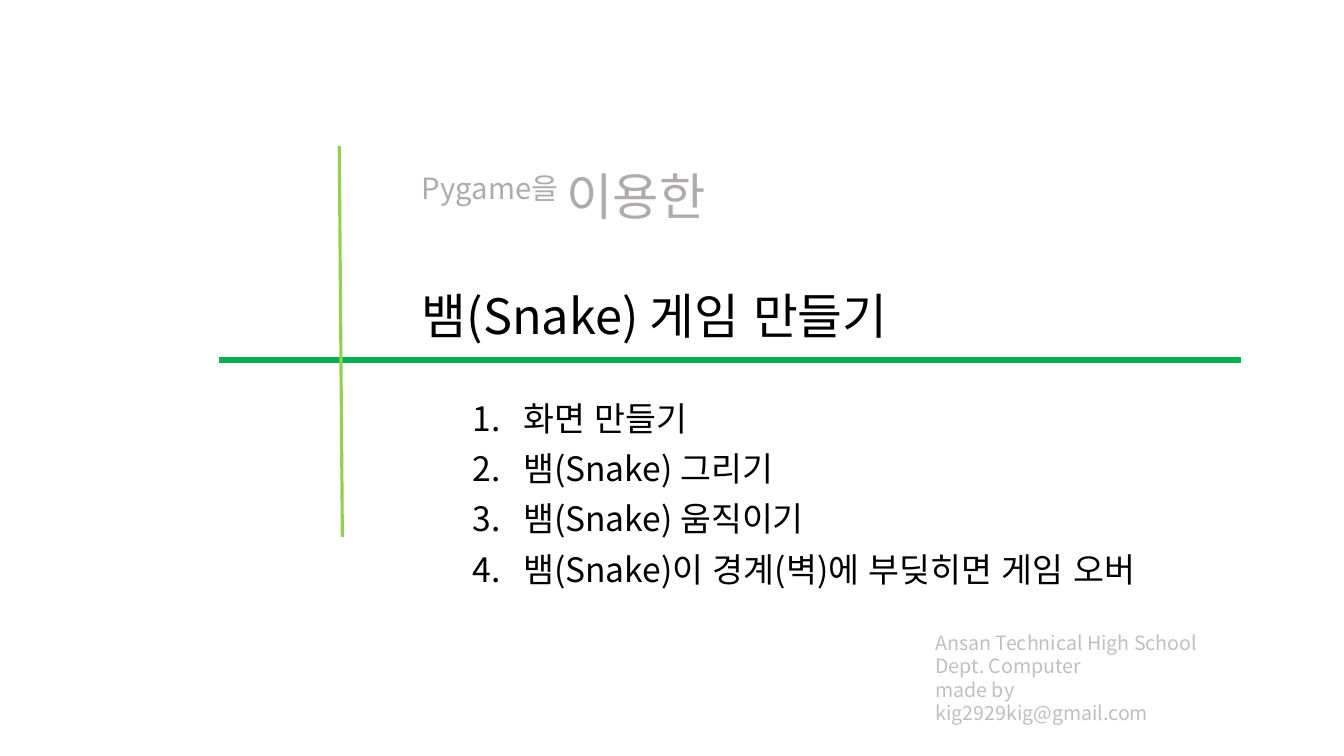
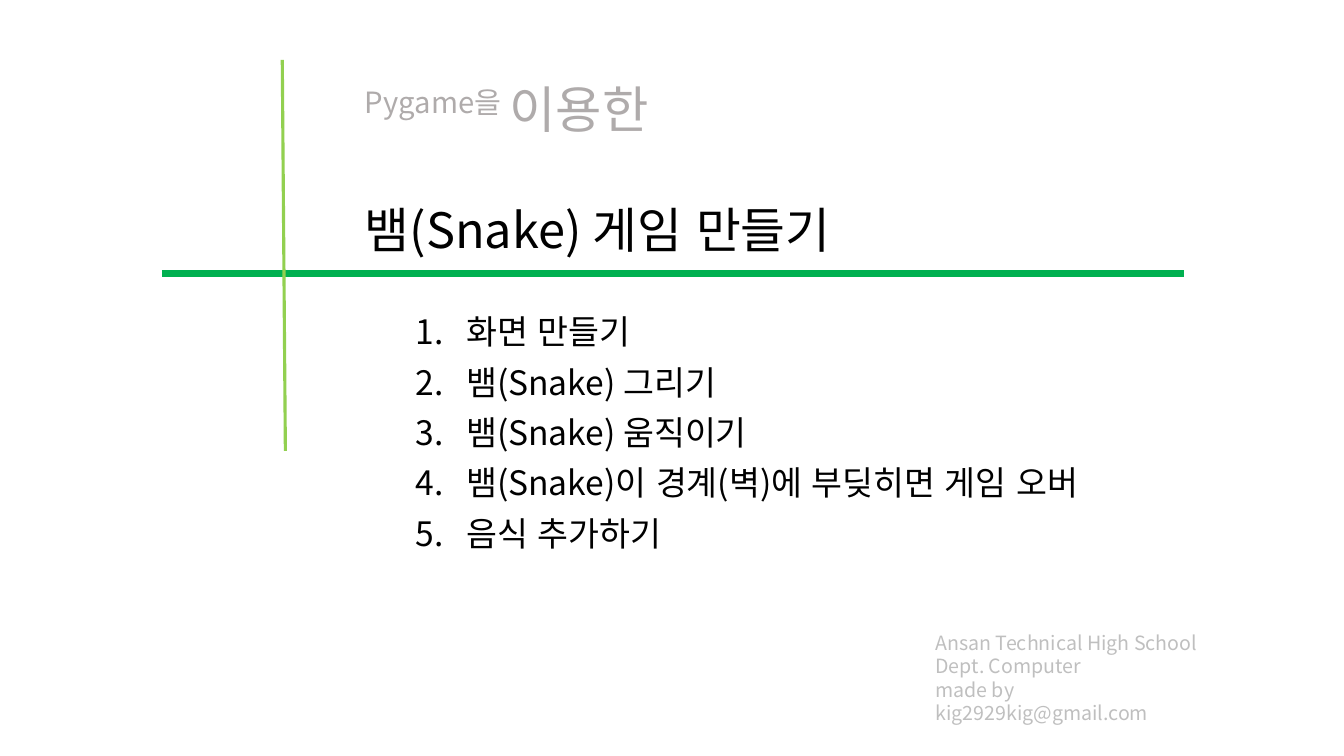
Before and after one commit to kig2929kig/ui, a slide deck: slide 1 of snake.pptx. Drawn at 1344x756 pixels with LibreOffice and Linux fonts; fonts in the diff are those of the drawing. Boxes give left, top, right and bottom in pixels: in the first picture for what was removed or moved away, otherwise in the second. Text is boxed around its words. In the diff, an @@ line names an element or a change of style, - is before the commit and + after.

```diff
--- a/snake.pptx
+++ b/snake.pptx
@@ line moved from (340, 146) - (343, 537) to (282, 59) - (285, 451) @@
@@ title "Pygame을 이용한 뱀(Snake) 게임 만들기": place and size @@
-title "Pygame을 이용한 뱀(Snake) 게임 만들기" at (422, 173, 888, 344)
+title "Pygame을 이용한 뱀(Snake) 게임 만들기" at (365, 86, 831, 258)
@@ line moved from (219, 360) - (1241, 360) to (162, 273) - (1185, 273) @@
@@ subtitle "화면 만들기": place and size @@
-subtitle "화면 만들기" at (523, 403, 1135, 589)
+subtitle "화면 만들기" at (466, 316, 1078, 549)
@@ subtitle at (466, 518, 661, 549): paragraph added @@
+5. 음식 추가하기
```
Also in this commit, not shown: 6 other slides changed, 8 slides added.
